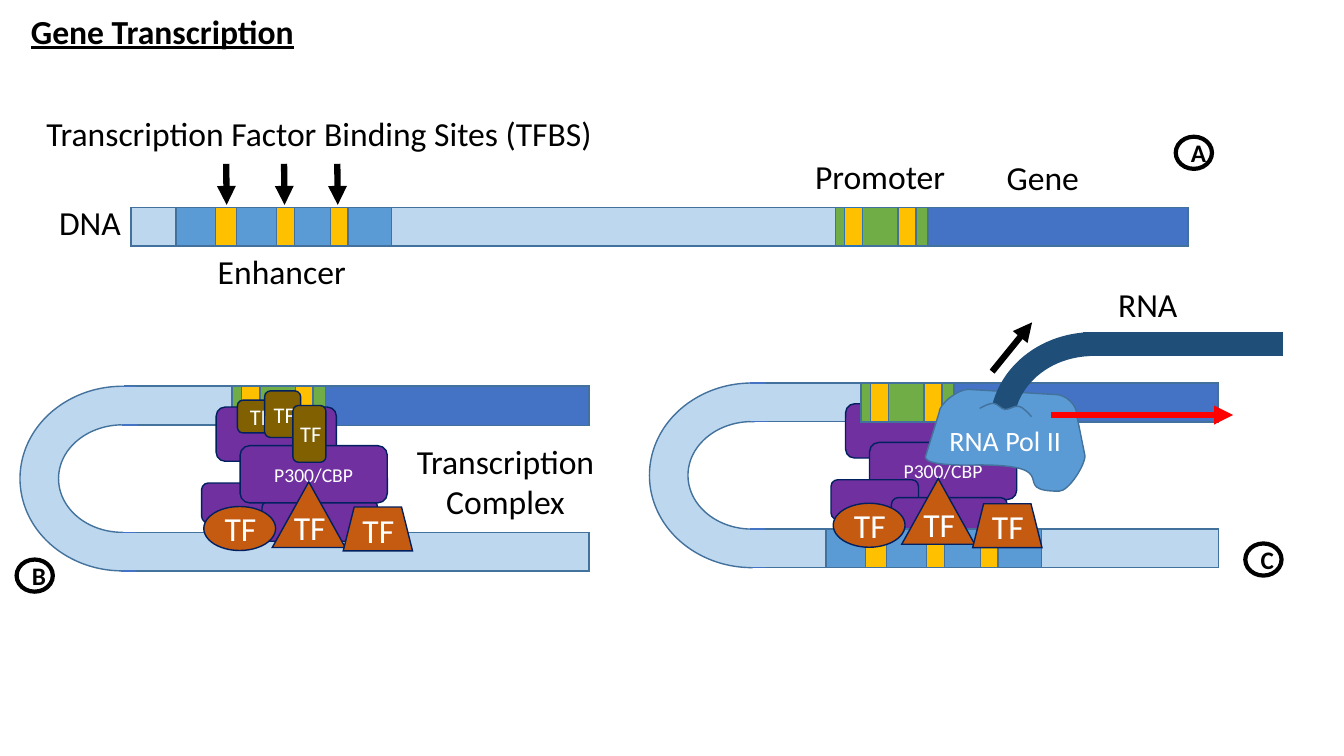
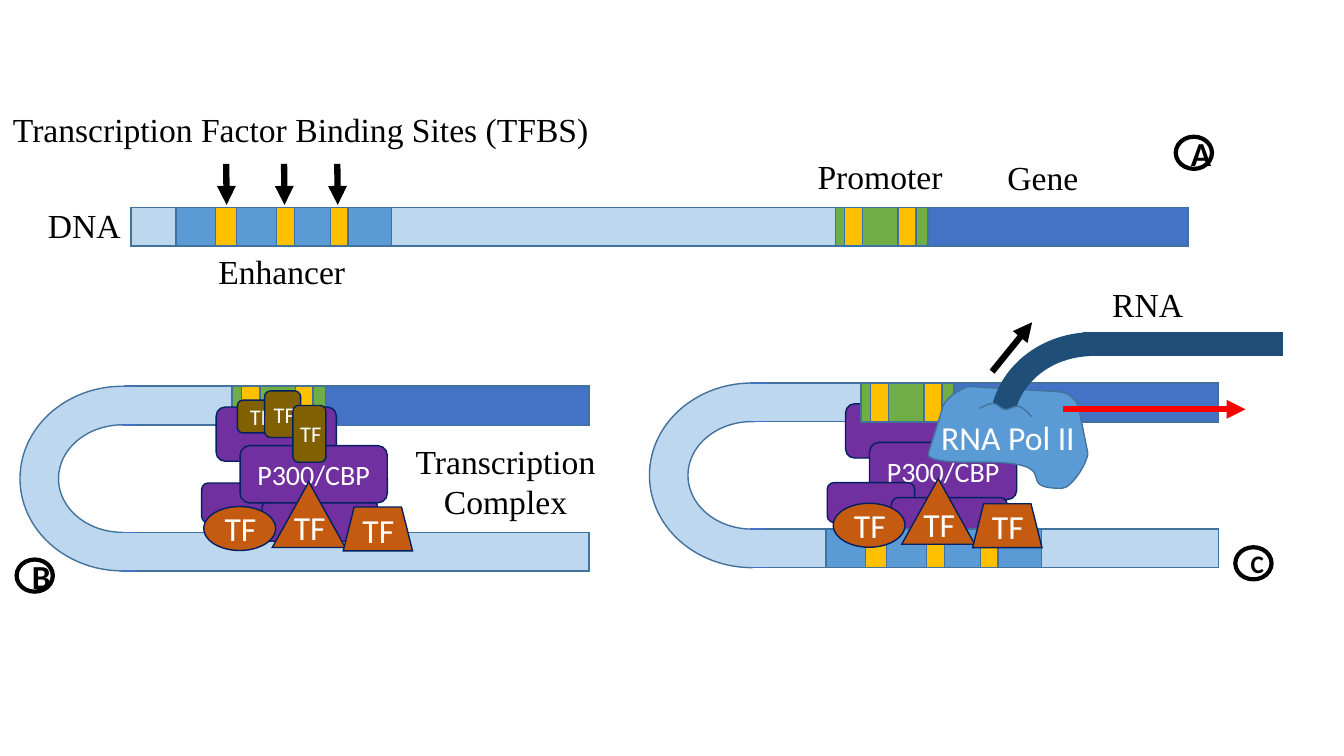
Before and after one commit to David-Taub/HOP-HMM, a slide deck: slide 1 of Help/Figures1.pptx. Drawn at 1344x756 pixels with LibreOffice and Linux fonts; fonts in the diff are those of the drawing. Boxes give left, top, right and bottom in pixels: in the first picture for what was removed or moved away, otherwise in the second. Text is boxed around its words. In the diff, an @@ line names an element or a change of style, - is before the commit and + after.

```diff
--- a/Help/Figures1.pptx
+++ b/Help/Figures1.pptx
@@ text removed at (31, 20, 294, 50) @@
-Gene Transcription
@@ font Calibri to Times New Roman in 7 elements at (416, 451, 596, 520), (1112, 294, 1183, 317), (218, 260, 345, 285), (818, 167, 943, 190), (1007, 167, 1078, 191), (48, 215, 121, 238), (13, 118, 589, 148) @@
@@ text "Transcription Factor Binding Sites (TFBS)": place and size @@
-text "Transcription Factor Binding Sites (TFBS)" at (46, 121, 592, 152)
+text "Transcription Factor Binding Sites (TFBS)" at (13, 118, 589, 148)
@@ ellipse "A" at (1176, 137, 1212, 169): size 18 to 24 pt @@
@@ rounded rectangle "TF" at (895, 378, 943, 440): size 16 to 24 pt @@
@@ freeform shape "RNA Pol II" at (929, 386, 1088, 488): size 20 to 24 pt; outline redrawn @@
@@ rounded rectangle "TF" at (922, 397, 969, 459): size 16 to 24 pt @@
@@ arrow moved from (1052, 415) - (1233, 415) to (1064, 409) - (1246, 409) @@
@@ rounded rectangle "P300/CBP" at (240, 446, 387, 503): size 14 to 20 pt @@
@@ rounded rectangle "P300/CBP" at (870, 443, 1017, 500): size 14 to 20 pt @@
@@ rounded rectangle: place and size @@
-rounded rectangle at (831, 480, 919, 519)
+rounded rectangle at (828, 483, 915, 522)
@@ ellipse "B" at (16, 560, 52, 592): size 18 to 24 pt @@
@@ ellipse "C": place and size @@
-ellipse "C" at (1245, 543, 1281, 576)
+ellipse "C" at (1236, 547, 1272, 580)
```
Also in this commit, not shown: 6 other slides changed, 29 other files.
